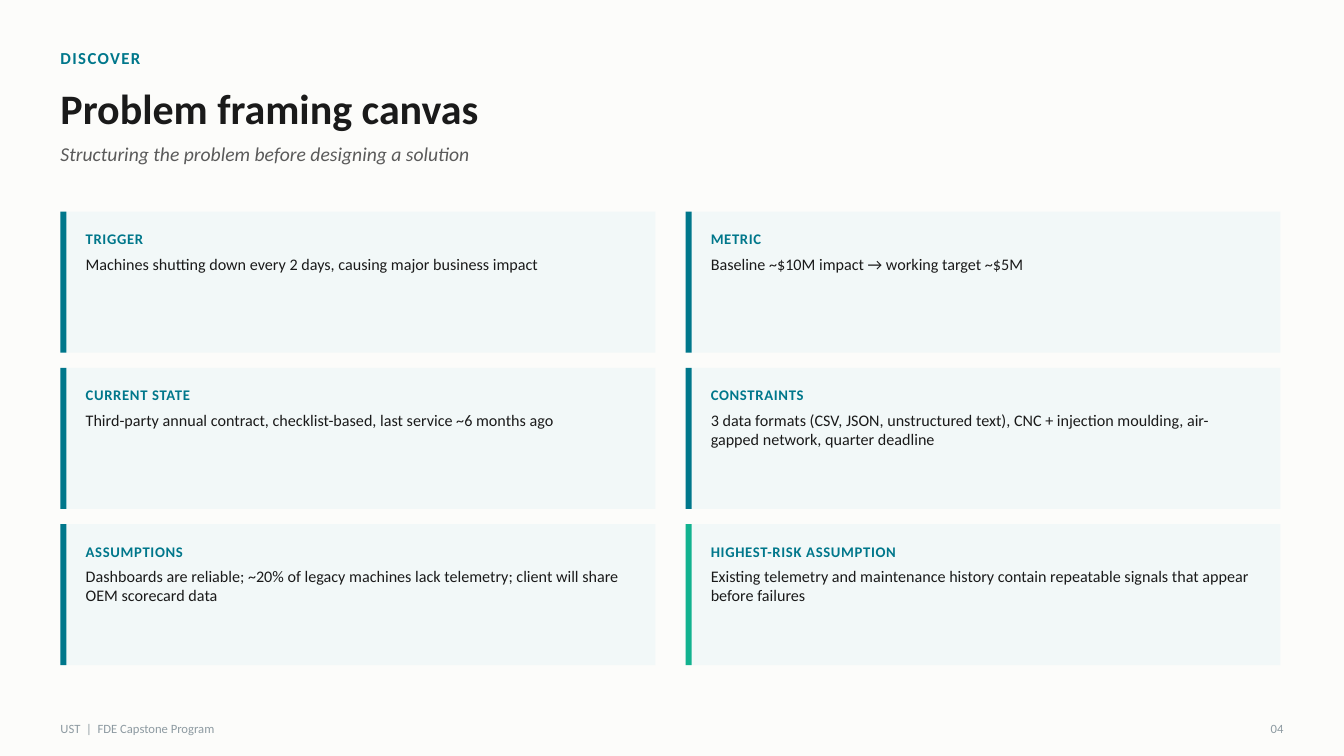
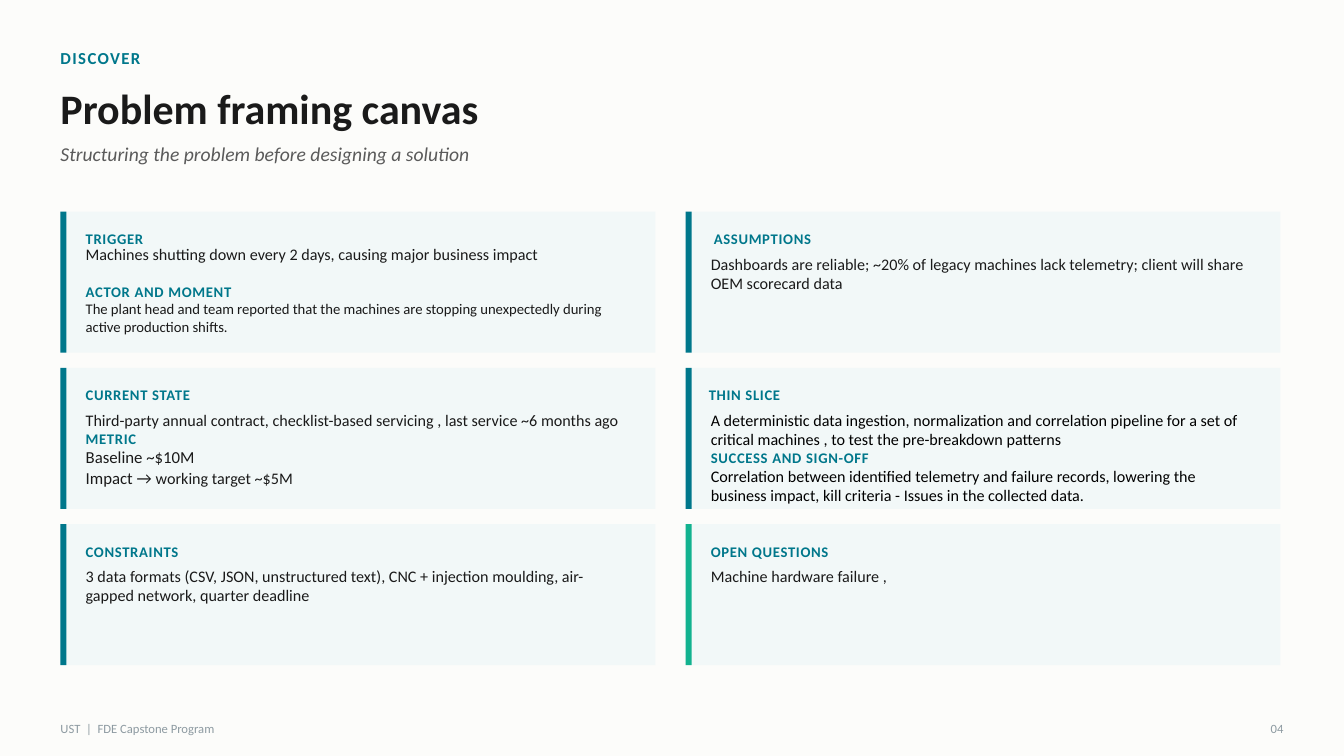
Before and after one commit to lijaz-s/fde-case-study-4, a slide deck: slide 4 of Capstone_Predictive_Maintenance-1.pptx. Drawn at 1344x756 pixels with LibreOffice and Linux fonts; fonts in the diff are those of the drawing. Boxes give left, top, right and bottom in pixels: in the first picture for what was removed or moved away, otherwise in the second. Text is boxed around its words. In the diff, an @@ line names an element or a change of style, - is before the commit and + after.

```diff
--- a/Capstone_Predictive_Maintenance-1.pptx
+++ b/Capstone_Predictive_Maintenance-1.pptx
@@ text at bbox=[714, 234, 811, 244]: text changed @@
-METRIC
+ASSUMPTIONS
@@ text "Machines shutting down every 2 ...": place and size @@
-text "Machines shutting down every 2 ..." at bbox=[86, 258, 538, 273]
+text "Machines shutting down every 2 ..." at bbox=[86, 248, 601, 335]
@@ text at bbox=[711, 258, 1243, 289]: text changed @@
-Baseline ~$10M impact → working target ~$5M
+Dashboards are reliable; ~20% of legacy machines lack telemetry; client will share OEM scorecard data
@@ text at bbox=[86, 287, 601, 335]: paragraphs added @@
+ACTOR AND MOMENT
+The plant head and team reported that the machines are stopping unexpectedly during active production shifts.
@@ text at bbox=[86, 414, 619, 487]: text changed @@
-Third-party annual contract, checklist-based, last service ~6 months ago
+Third-party annual contract, checklist-based servicing , last service ~6 months ago
+METRIC
+Baseline ~$10M
+Impact → working target ~$5M
@@ text at bbox=[709, 390, 780, 400]: text changed @@
-CONSTRAINTS
+THIN SLICE
@@ text at bbox=[711, 414, 1237, 504]: text changed; text colour #1A1A1A to #000000 @@
-3 data formats (CSV, JSON, unstructured text), CNC + injection moulding, air-gapped network, quarter deadline
+A deterministic data ingestion, normalization and correlation pipeline for a set of critical machines , to test the pre-breakdown patterns
+SUCCESS AND SIGN-OFF
+Correlation between identified telemetry and failure records, lowering the business impact, kill criteria - Issues in the collected data.
@@ text at bbox=[86, 547, 179, 557]: text changed @@
-ASSUMPTIONS
+CONSTRAINTS
@@ text at bbox=[711, 547, 828, 559]: text changed @@
-HIGHEST-RISK ASSUMPTION
+OPEN QUESTIONS
@@ text at bbox=[86, 570, 584, 604]: text changed @@
-Dashboards are reliable; ~20% of legacy machines lack telemetry; client will share OEM scorecard data
+3 data formats (CSV, JSON, unstructured text), CNC + injection moulding, air-gapped network, quarter deadline
@@ text at bbox=[711, 570, 880, 582]: text changed @@
-Existing telemetry and maintenance history contain repeatable signals that appear before failures
+Machine hardware failure ,
```
Also in this commit, not shown: 2 other slides changed.
